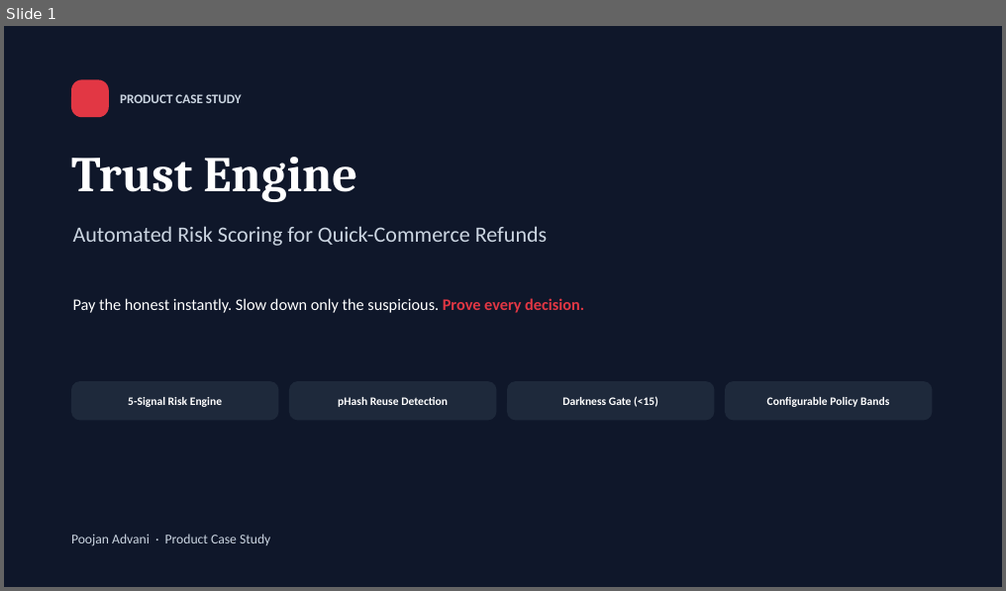
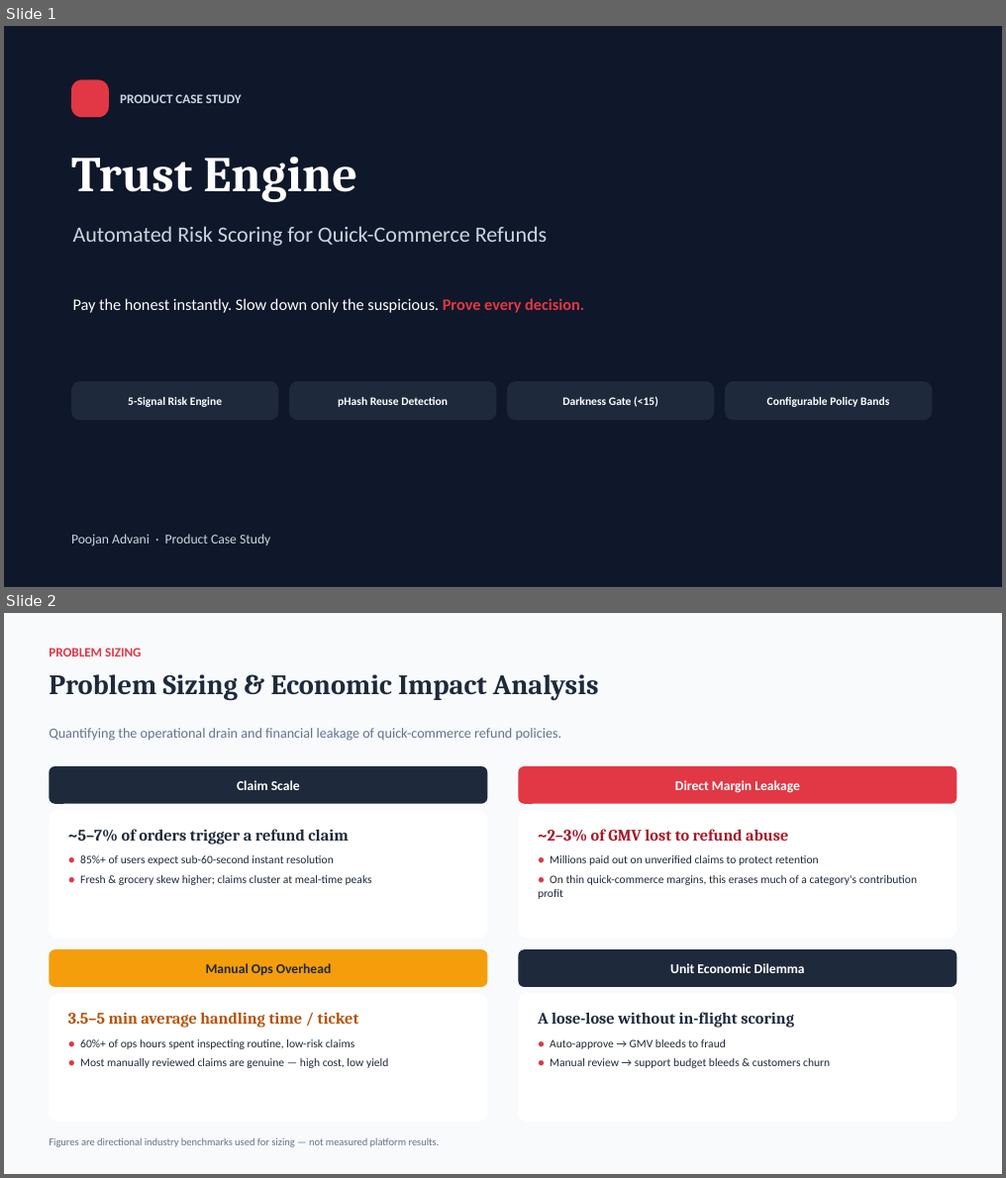
Before and after one commit to PoojanAdvani/trust-engine, a slide deck: docs/Trust_Engine_Executive_Deck.pptx. Shown one above the other, each under a label of ours: slide 1 before the commit, slides 1 and 2 after it. The pictures are 1006x591 and 1006x1178 pixels, drawn with LibreOffice and Linux fonts; fonts in the diff are those of the drawing. Boxes give left, top, right and bottom in pixels: in the first picture for what was removed or moved away, otherwise in the second. Text is boxed around its words. In the diff, an @@ line names an element or a change of style, - is before the commit and + after.

```diff
--- a/docs/Trust_Engine_Executive_Deck.pptx
+++ b/docs/Trust_Engine_Executive_Deck.pptx
@@ slide 2 added at (x1=4, y1=613, x2=1002, y2=1174), background #F8FAFC @@
@@ text added at (x1=49, y1=648, x2=141, y2=657), 12.5 pt, text #E23744, bold @@
+PROBLEM SIZING
@@ text added at (x1=49, y1=674, x2=599, y2=701), 27 pt, text #1E293B, bold @@
+Problem Sizing & Economic Impact Analysis
@@ text added at (x1=49, y1=728, x2=562, y2=741), 13.5 pt, text #64748B @@
+Quantifying the operational drain and financial leakage of quick-commerce refund policies.
@@ rounded rectangle added at (x1=49, y1=766, x2=487, y2=804), fill #1E293B @@
@@ text added at (x1=237, y1=780, x2=300, y2=790), 13 pt, text #FFFFFF, bold @@
+Claim Scale
@@ rounded rectangle added at (x1=519, y1=766, x2=957, y2=804), fill #E23744 @@
@@ text added at (x1=675, y1=780, x2=800, y2=793), 13 pt, text #FFFFFF, bold @@
+Direct Margin Leakage
@@ rounded rectangle added at (x1=49, y1=810, x2=487, y2=939), fill #FFFFFF @@
@@ rounded rectangle added at (x1=519, y1=810, x2=957, y2=939), fill #FFFFFF @@
@@ text added at (x1=68, y1=829, x2=372, y2=885), 11 pt, text #1E293B @@
+~5–7% of orders trigger a refund claim
+● 85%+ of users expect sub-60-second instant resolution
+● Fresh & grocery skew higher; claims cluster at meal-time peaks
@@ text added at (x1=538, y1=829, x2=917, y2=899), 11 pt, text #1E293B @@
+~2–3% of GMV lost to refund abuse
+● Millions paid out on unverified claims to protect retention
+● On thin quick-commerce margins, this erases much of a category's contribution profit
@@ rounded rectangle added at (x1=49, y1=950, x2=487, y2=987), fill #F59E0B @@
@@ text added at (x1=206, y1=963, x2=331, y2=975), 13 pt, text #1E293B, bold @@
+Manual Ops Overhead
@@ rounded rectangle added at (x1=519, y1=950, x2=957, y2=987), fill #1E293B @@
@@ text added at (x1=670, y1=963, x2=805, y2=973), 13 pt, text #FFFFFF, bold @@
+Unit Economic Dilemma
@@ rounded rectangle added at (x1=49, y1=993, x2=487, y2=1122), fill #FFFFFF @@
@@ rounded rectangle added at (x1=519, y1=993, x2=957, y2=1122), fill #FFFFFF @@
@@ text added at (x1=68, y1=1012, x2=388, y2=1068), 11 pt, text #1E293B @@
+3.5–5 min average handling time / ticket
+● 60%+ of ops hours spent inspecting routine, low-risk claims
+● Most manually reviewed claims are genuine — high cost, low yield
@@ text added at (x1=538, y1=1012, x2=830, y2=1068), 11 pt, text #1E293B @@
+A lose-lose without in-flight scoring
+● Auto-approve → GMV bleeds to fraud
+● Manual review → support budget bleeds & customers churn
@@ text added at (x1=49, y1=1139, x2=440, y2=1148), 10 pt, text #64748B @@
+Figures are directional industry benchmarks used for sizing — not measured platform results.
```
